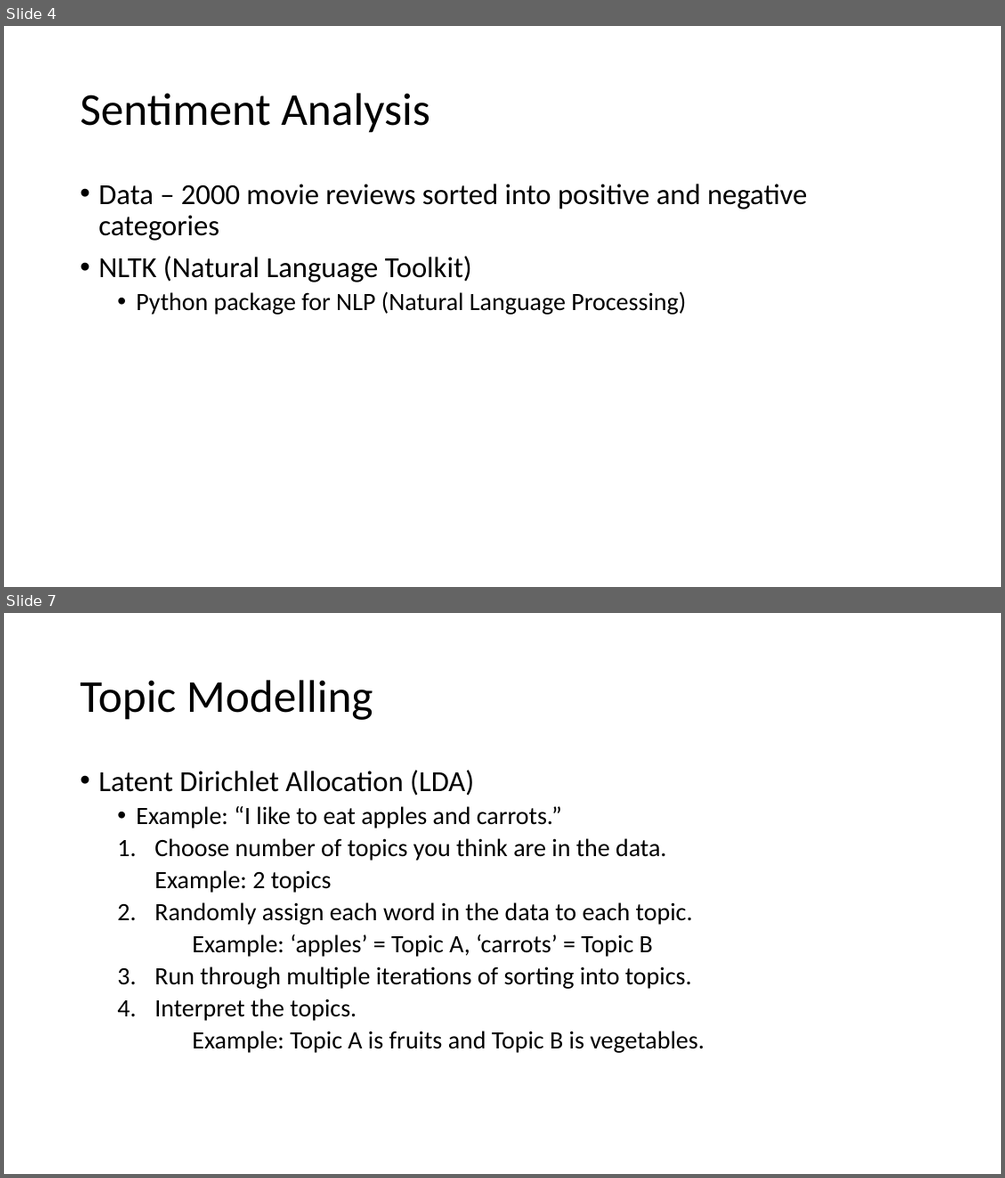
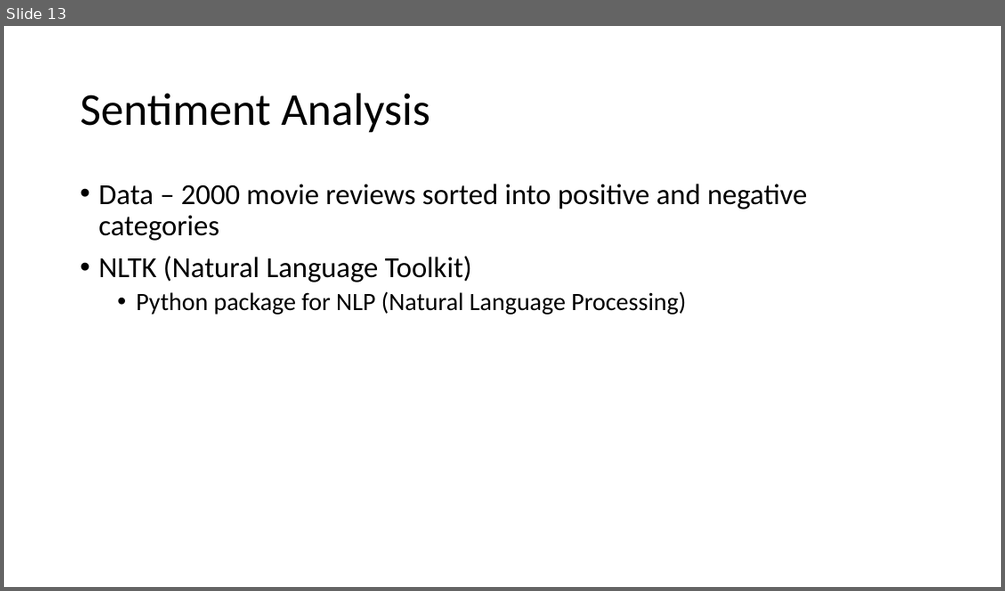
Before and after one commit to theresa-leehq/text-analysis-draft, a slide deck: Text Analysis in Python.pptx. Shown one above the other, each under a label of ours: slides 4 and 7 before the commit, slide 13 after it; the slides between them are not shown. The pictures are 1005x1178 and 1005x591 pixels, drawn with LibreOffice and Linux fonts; fonts in the diff are those of the drawing. Boxes give left, top, right and bottom in pixels: in the first picture for what was removed or moved away, otherwise in the second. Text is boxed around its words. In the diff, an @@ line names an element or a change of style, - is before the commit and + after.

Commit message:
Add files via upload
Removed topic modelling, updated Powerpoint slides, added more data.

```diff
--- a/Text Analysis in Python.pptx
+++ b/Text Analysis in Python.pptx
@@ slide 7 removed at [4,613,1001,1174], background #FFFFFF @@
@@ title removed at [80,680,373,720] @@
-Topic Modelling
@@ text removed at [98,770,704,1053] @@
-• Latent Dirichlet Allocation (LDA)
-  • Example: “I like to eat apples and carrots.”
-  1. Choose number of topics you think are in the data.
-    Example: 2 topics
-  2. Randomly assign each word in the data to each topic.
-  Example: ‘apples’ = Topic A, ‘carrots’ = Topic B
-  3. Run through multiple iterations of sorting into topics.
-  4. Interpret the topics.
-  Example: Topic A is fruits and Topic B is vegetables.
@@ what was slide 4 is now slide 13 @@
```
Also in this commit, not shown: 4 slides changed, 26 slides added, 3 other slides removed, 2 other files.
